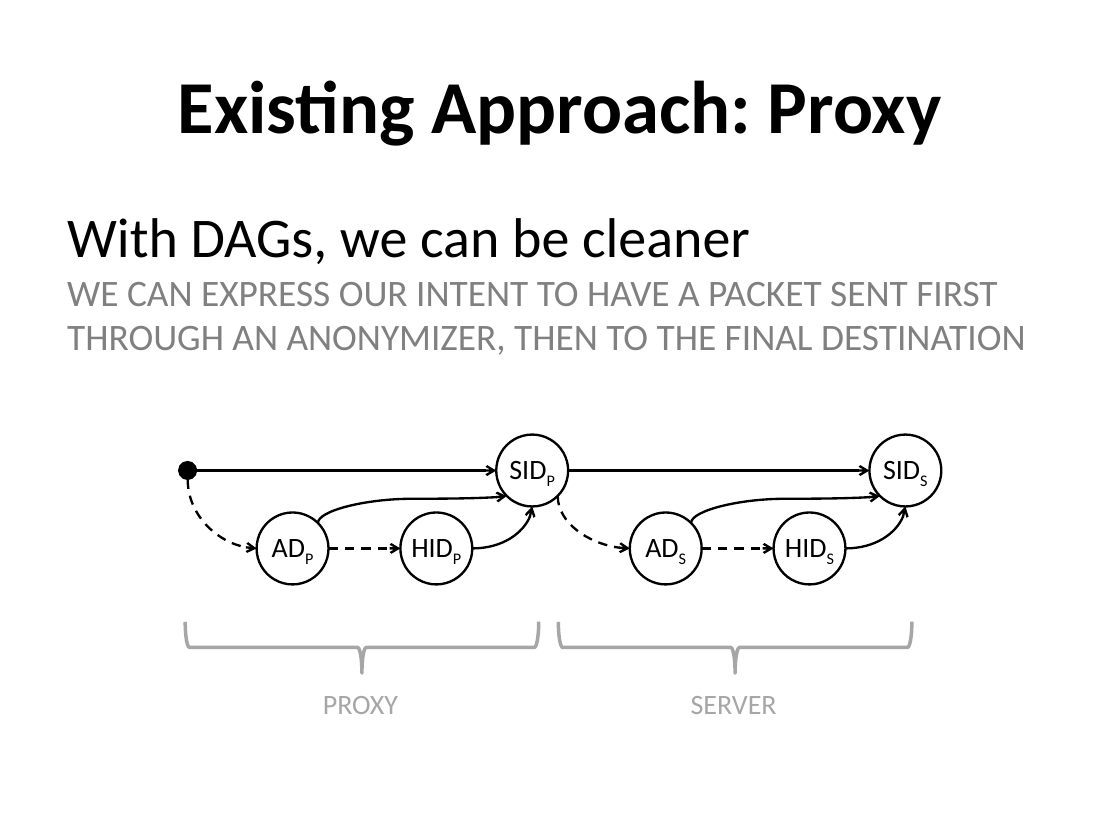
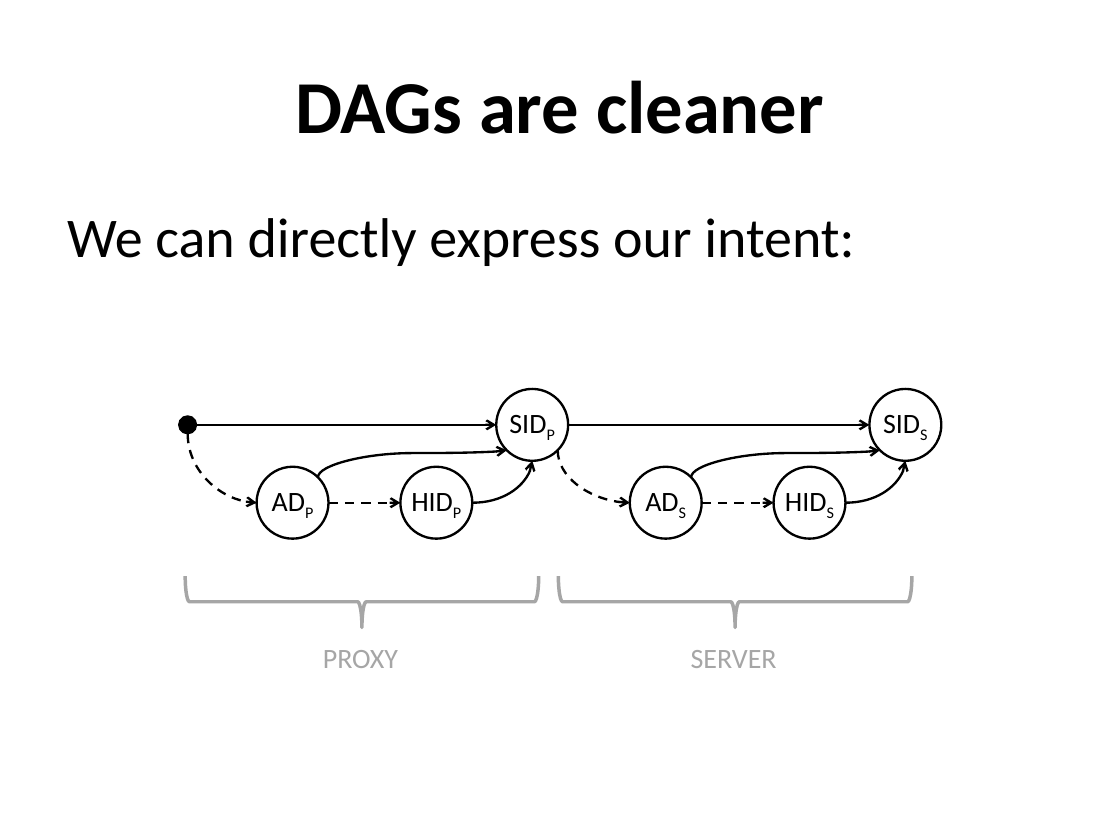
Before and after one commit to nfeltman/XIAnon, a slide deck: slide 6 of Presentation/Anonymity In XIA.pptx. Drawn at 1120x840 pixels with LibreOffice and Linux fonts; fonts in the diff are those of the drawing. Boxes give left, top, right and bottom in pixels: in the first picture for what was removed or moved away, otherwise in the second. Text is boxed around its words. In the diff, an @@ line names an element or a change of style, - is before the commit and + after.

Commit message:
Tweaks to presentation

```diff
--- a/Presentation/Anonymity In XIA.pptx
+++ b/Presentation/Anonymity In XIA.pptx
@@ title at bbox=[295, 80, 824, 134]: text changed @@
-Existing Approach: Proxy
+DAGs are cleaner
@@ text at bbox=[67, 218, 854, 266]: text changed; size 24 to 36 pt; text colour #808080 to #000000 @@
-With DAGs, we can be cleaner
-  WE CAN EXPRESS OUR INTENT TO HAVE A PACKET SENT FIRST THROUGH AN ANONYMIZER, THEN TO THE FINAL DESTINATION
+We can directly express our intent:
@@ 7 ellipses, 6 curved arrows, 4 arrows, 2 texts, 2 left braces: place and size @@
-7 ellipses, 6 curved arrows, 4 arrows, 2 texts, 2 left braces at bbox=[179, 435, 941, 714]
+7 ellipses, 6 curved arrows, 4 arrows, 2 texts, 2 left braces at bbox=[179, 389, 941, 668]
```
Also in this commit, not shown: 5 other slides changed.
